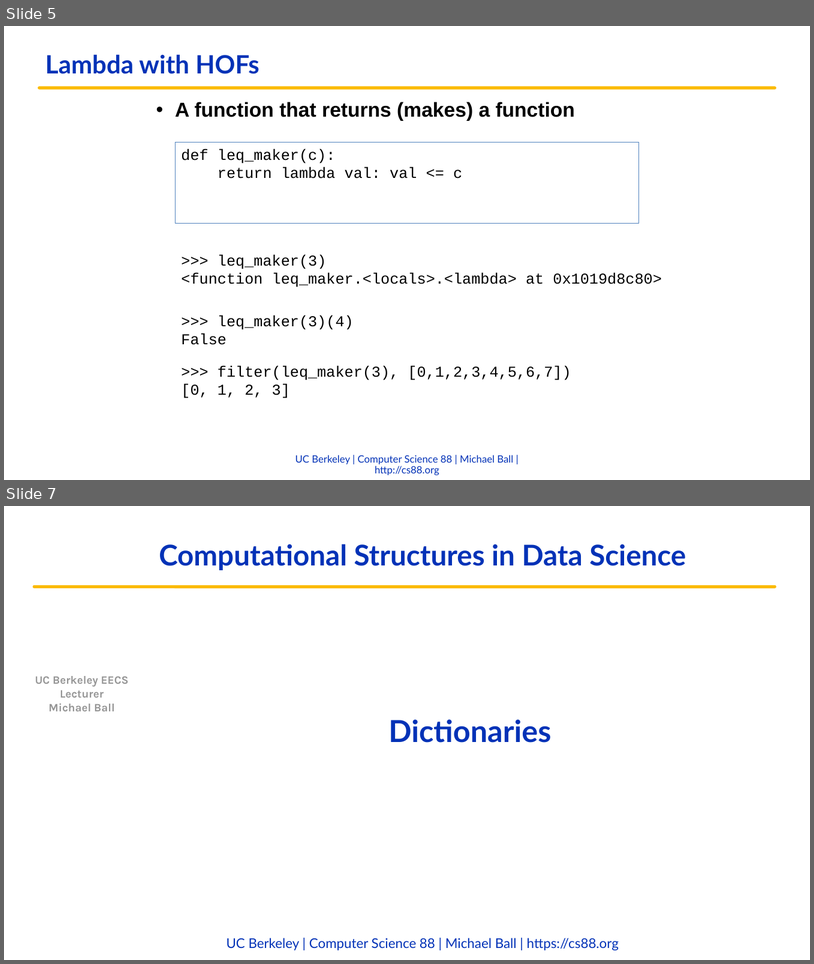
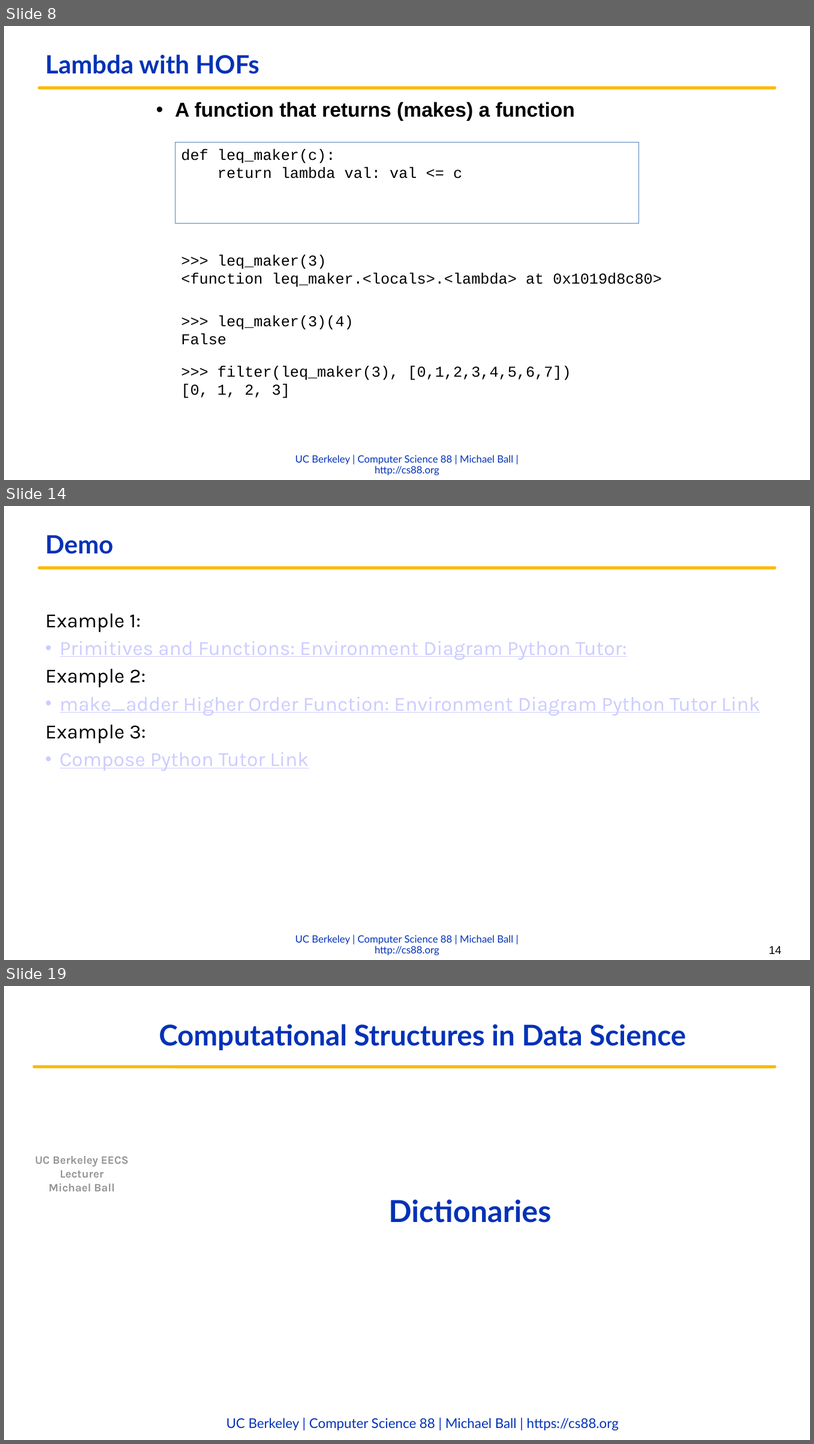
Before and after one commit to cs88-website/fa22, a slide deck: assets/slides/fa22/08-Lambda_Dictionaries.pptx. Shown one above the other, each under a label of ours: slides 5 and 7 before the commit, slides 8, 14 and 19 after it; the slides between them are not shown. The pictures are 814x964 and 814x1444 pixels, drawn with LibreOffice and Linux fonts; fonts in the diff are those of the drawing; background and template pictures are left out. Boxes give left, top, right and bottom in pixels: in the first picture for what was removed or moved away, otherwise in the second. Text is boxed around its words. In the diff, an @@ line names an element or a change of style, - is before the commit and + after.

```diff
--- a/assets/slides/fa22/08-Lambda_Dictionaries.pptx
+++ b/assets/slides/fa22/08-Lambda_Dictionaries.pptx
@@ slide 14 added at [4,506,810,960], background #FFFFFF; not listed: 2 template elements that a slide beside it also shows @@
@@ title added at [45,535,113,554], 30 pt, text #0332B7, bold @@
+Demo
@@ text added at [45,613,761,771], 24 pt, text #CCCCFF, underline @@
+Example 1:
+• Primitives and Functions: Environment Diagram Python Tutor:
+Example 2:
+• make_adder Higher Order Function: Environment Diagram Python Tutor Link
+Example 3:
+• Compose Python Tutor Link
@@ page number added at [769,946,782,954], 13.5 pt, text #000000 @@
+14
@@ what was slide 5 is now slide 8 @@
@@ what was slide 7 is now slide 19 @@
```
Also in this commit, not shown: 1 slide changed, 12 other slides added, 1 slide removed, 3 other files.
